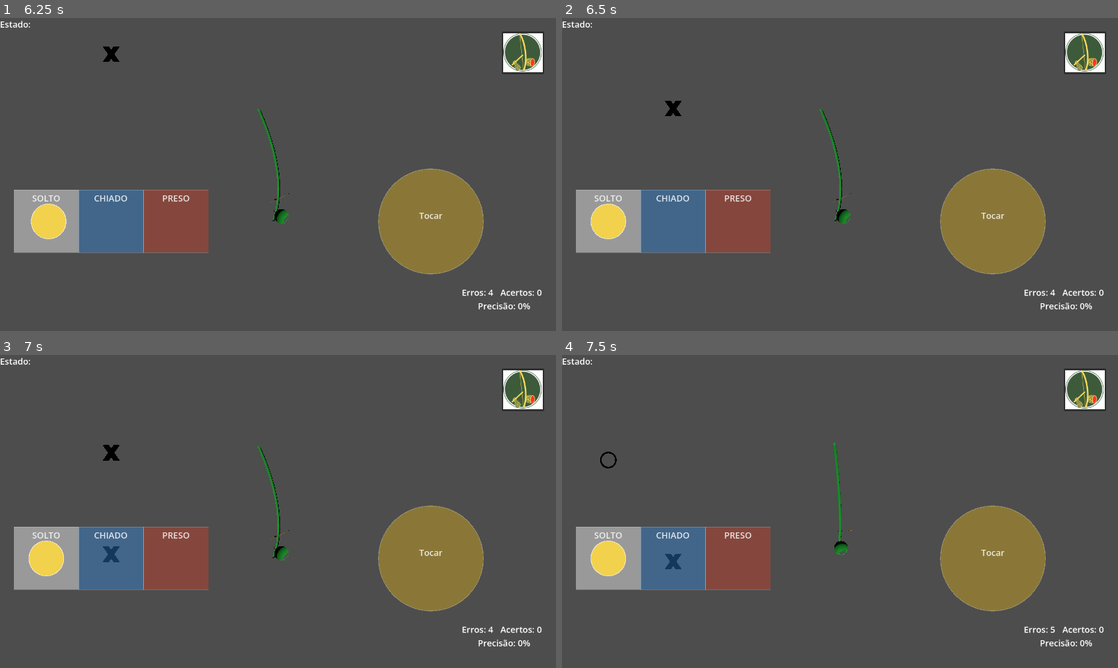
Above: before the commit, frames 1-4 (two rows, left to right).
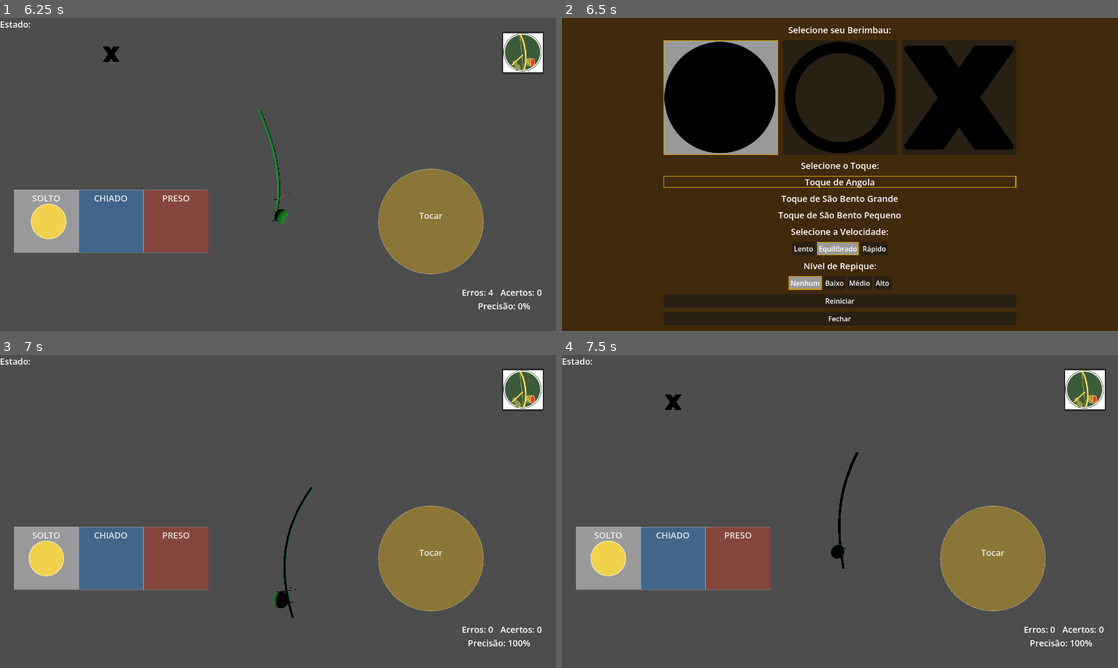
Above: after the commit, the same moments.

Repository: frsbrito/berimbau-3d
Game: Godot game, scene res://scenes/menu_principal.tscn
The game is run twice, just before and just after one commit, with the same random seed, the same clock (stepped at 60 frames per second) and the same inputs.
Inputs (mouse positions are in pixels of both pictures, inside the frame that each line leads up to):
- Up to frame 1 (6.25 s): click "Jogar" at 0.5 s; click (522, 52) at 1.25 s; click "Reiniciar" at 2 s; tap Enter at 2.75 s; move the mouse to (400, 158) at 2.77 s; hold 2 (dobrao_chiado) 2.78-3.5 s; click (400, 158) at 2.92 s; drag from (166, 190) to (111, 71) at 3.52 s; move the mouse to (333, 105) at 4.27 s; hold Space (toque_baqueta) 4.28-5 s; click (333, 105) at 4.42 s; drag from (250, 237) to (111, 221) at 5.02 s; move the mouse to (444, 221) at 5.77 s; hold 3 (dobrao_preso) from 5.78 s (still down); click (444, 221) at 5.92 s
- Up to frame 2 (6.5 s): keep holding 3 (dobrao_preso); tap Escape (ui_cancel) at 6.4 s
- Up to frame 3 (7 s): release 3 (dobrao_preso) at 6.5 s; click (278, 636) at 6.5 s, where only the run after the commit has a clickable "Reiniciar"
- Up to frame 4 (7.5 s): drag from (673, 464) to (756, 433) at 7.27 s

Frame 1 is identical in both runs. In frame 2, 100% of the frame differs, in the area x 0-100%, y 0-100%; in frame 3, 0.9%; in frame 4, 0.7%.

Commit message:
Abre menu de pausa com ESC durante o jogo

Diff:
--- a/scenes/hud.gd
+++ b/scenes/hud.gd
@@ -24,6 +24,10 @@
 	get_parent().add_child(game_over)
 	game_over.inicializar(acertos, erros, total)
 
+func _unhandled_input(event: InputEvent) -> void:
+	if event.is_action_pressed("ui_cancel"):
+		_on_config_pressed()
+
 func _on_config_pressed() -> void:
 	var menu = MENU_OPCOES_SCENE.instantiate()
 	get_parent().add_child(menu)
